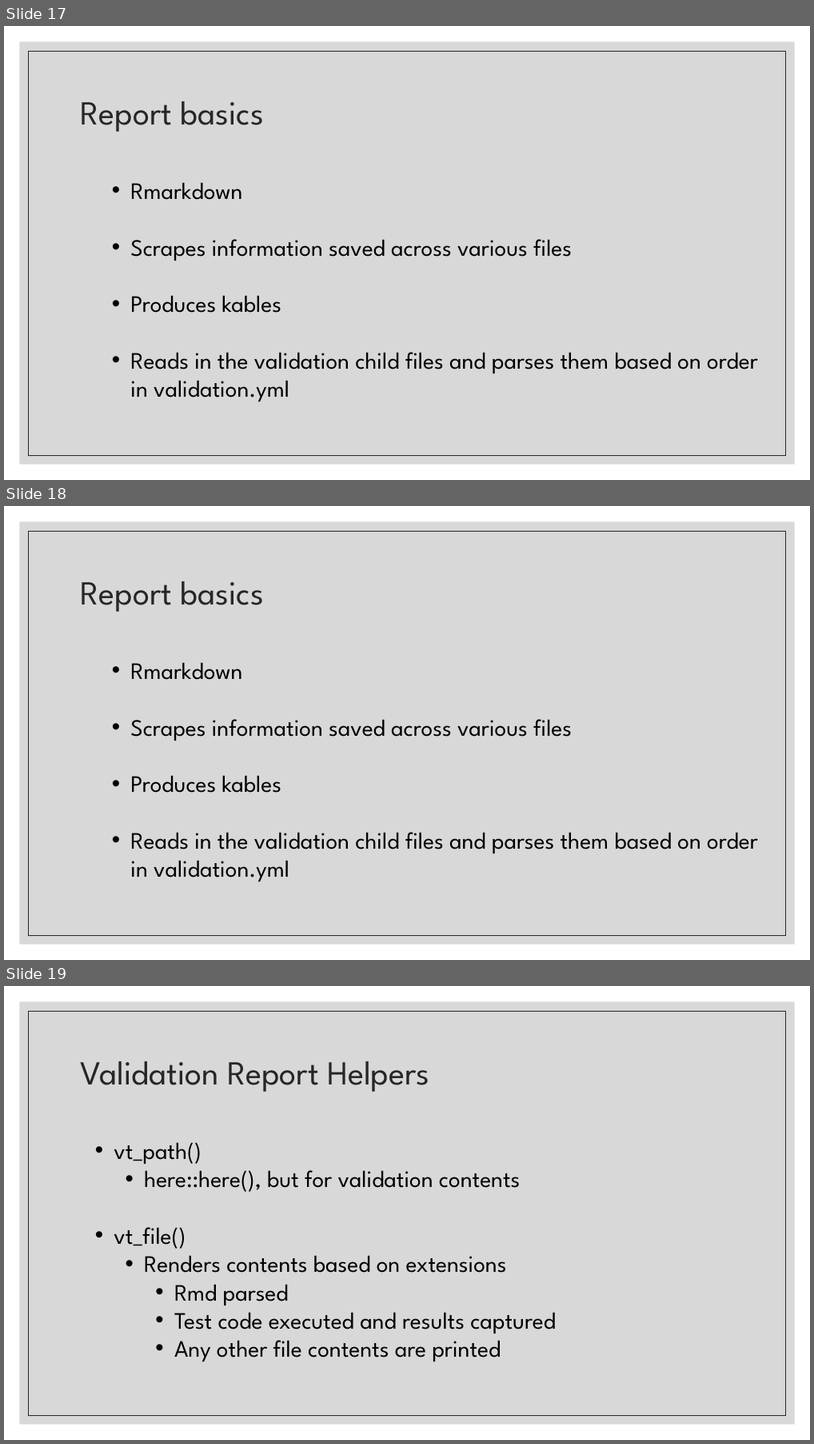
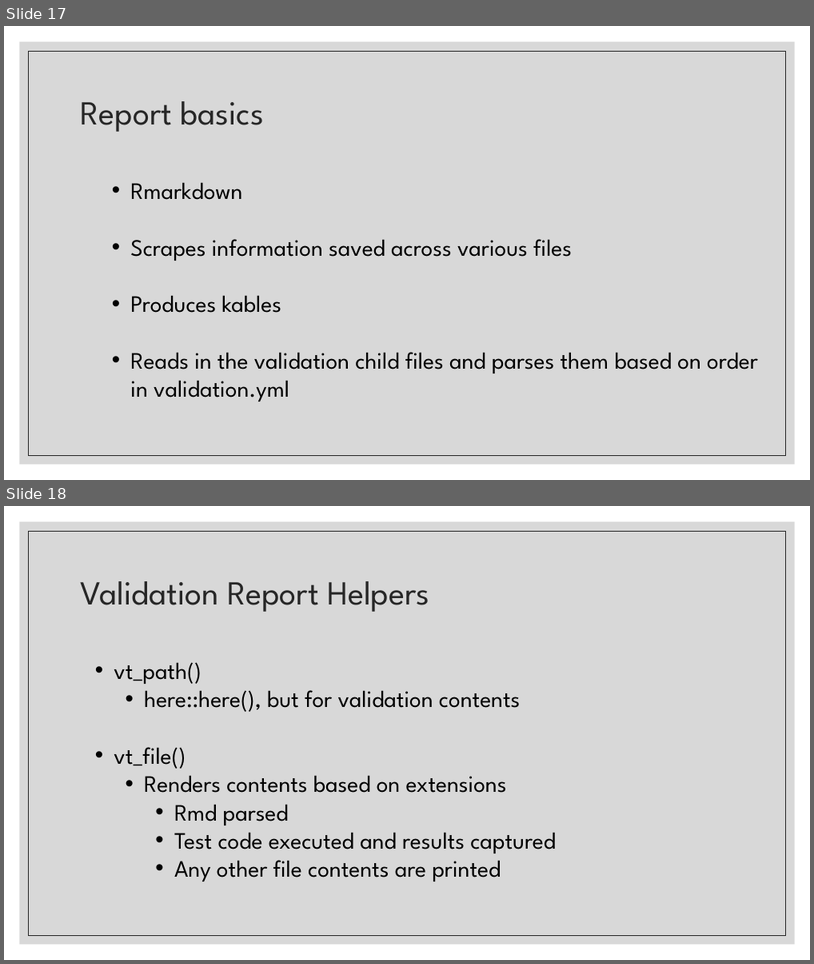
Before and after one commit to FredHutch/R_Package_Validation_Tutorial, a slide deck: Slides/Slides-04-Introduction_to_Valtools/Slides-04-01-Elements_of_Validation/Slides-04-01-Elements_of_Validation.pptx. Shown one above the other, each under a label of ours: slides 17, 18 and 19 before the commit, slides 17 and 18 after it. The pictures are 814x1444 and 814x964 pixels, drawn with LibreOffice and Linux fonts; fonts in the diff are those of the drawing. Boxes give left, top, right and bottom in pixels: in the first picture for what was removed or moved away, otherwise in the second. Text is boxed around its words. In the diff, an @@ line names an element or a change of style, - is before the commit and + after.

Commit message:
fix duped slide

```diff
--- a/Slides/Slides-04-Introduction_to_Valtools/Slides-04-01-Elements_of_Validation/Slides-04-01-Elements_of_Validation.pptx
+++ b/Slides/Slides-04-Introduction_to_Valtools/Slides-04-01-Elements_of_Validation/Slides-04-01-Elements_of_Validation.pptx
@@ slide 18 removed at bbox=[4, 506, 810, 960], background #FFFFFF; not listed: 2 template elements that a slide beside it also shows @@
@@ title removed at bbox=[81, 581, 264, 612] @@
-Report basics
@@ text removed at bbox=[130, 662, 758, 881] @@
-• Rmarkdown
-• Scrapes information saved across various files
-• Produces kables
-• Reads in the validation child files and parses them based on order in validation.yml
@@ what was slide 19 is now slide 18 @@
```
Also in this commit, not shown: 1 other file.
